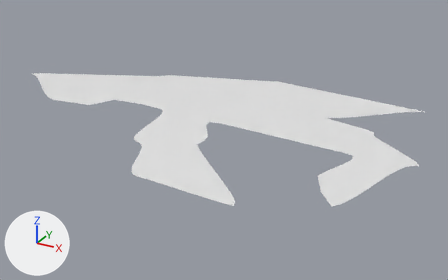
The OBJ model public/terrain.obj: old version first, new version second.
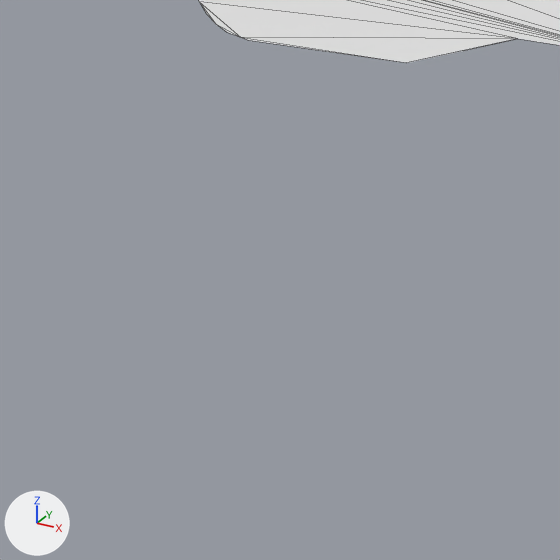
There are two pictures of each version: one whole from a camera (50 mm lens) standing at (19.51, -24.11, 11.77) and looking at (5.49, 1.38, -0.98), one close up on the part from 0% to 28% of the width and 33% to 77% of the height. The lights are fixed; the arrows at lower left show +X, +Y and +Z. The first two pictures are the older version. The close-ups show mesh edges as thin lines. Where no turn or scale is listed for an object, it has been applied to the vertices.

Script lines for the objects in view, before the commit:
```python
me_béziercurve = bpy.data.meshes.new('BézierCurve')
me_béziercurve.from_pydata(...)  # 158 vertices, 156 faces; spans x -8.9..15.3, y -5.9..8.7, z 0.0
me_béziercurve.materials.append(mat_material_002)  # its picture is missing
ob_béziercurve = bpy.data.objects.new('BézierCurve', me_béziercurve)
ob_béziercurve.location = (0.0, 0.0, 0.0)
```
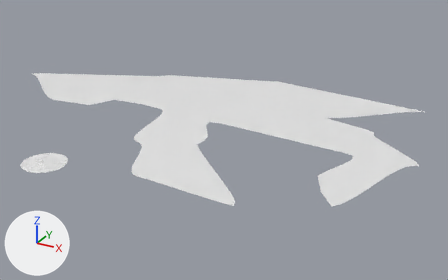
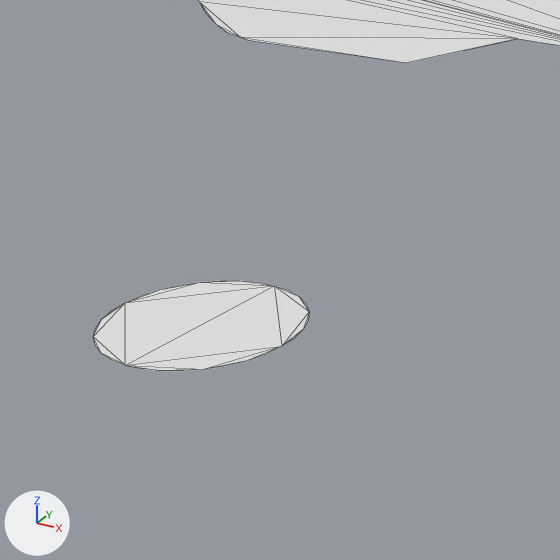
The change, as a diff of the scene's bpy script:
```diff
--- a/public/terrain.obj.py
+++ b/public/terrain.obj.py
@@ me_béziercurve @@
 # used by ob_béziercurve; location = (0.0, 0.0, 0.0)
-me_béziercurve.from_pydata(...)  # 158 vertices, 156 faces; spans x -8.9..15.3, y -5.9..8.7, z 0.0
+me_béziercurve.from_pydata(...)  # 190 vertices, 186 faces; spans x -8.9..15.3, y -7.5..8.7, z 0.0
+# me_béziercurve part 1: a new loose piece of 32 vertices spanning x -0.1..1.9, y -7.5..-5.5, z 0.0, in mat_material_002 (its picture is missing)
 me_béziercurve.materials.append(mat_material_002)
```

Boxes [x1, y1, x2, y2] around the edits, measured in the close-ups (560 x 560 px):
'BézierCurve', reshaped
    before: [199, 0, 560, 63]
    after: [93, 0, 560, 371]
part 1 of me_béziercurve, added
    after: [93, 281, 309, 371]
